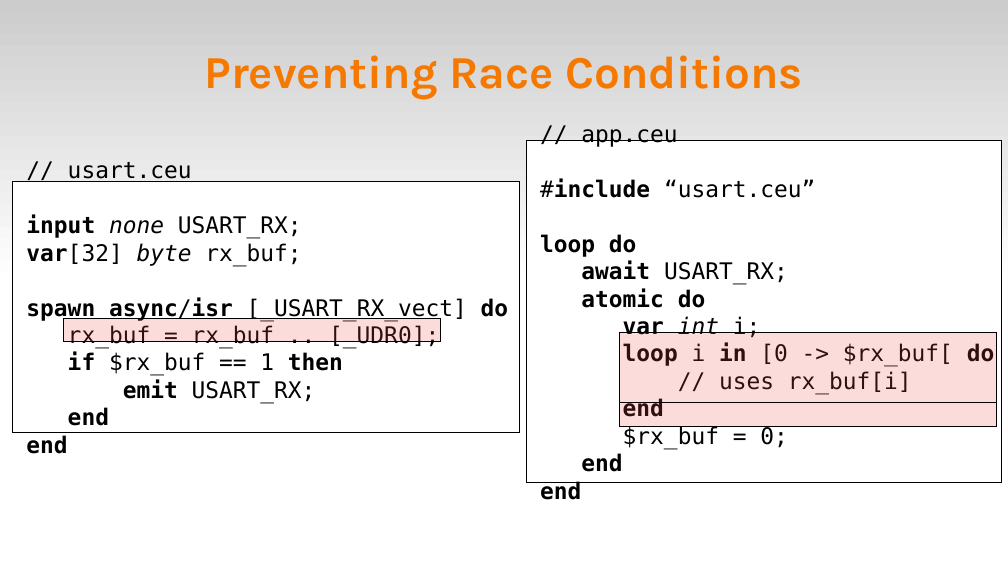
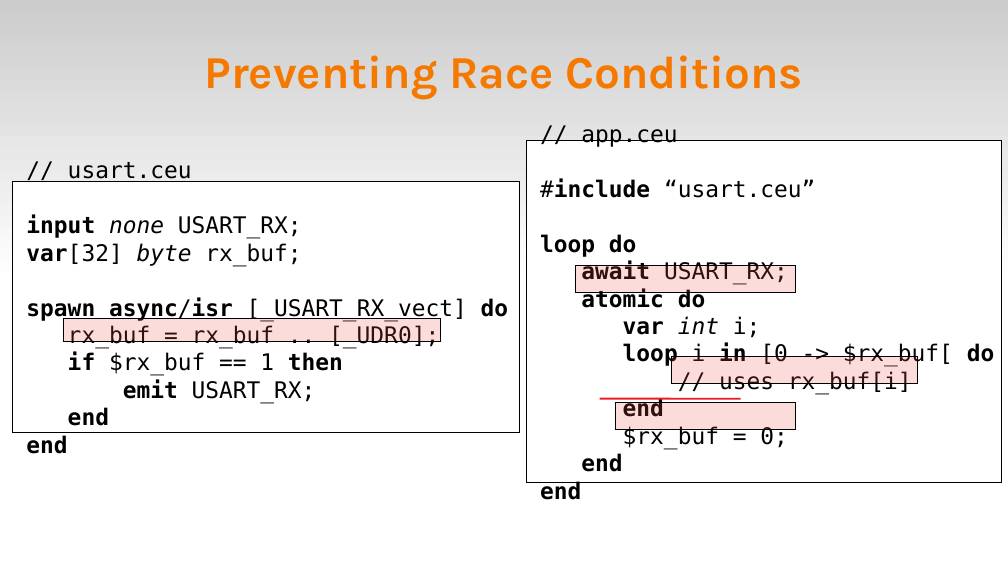
Before and after one commit to fsantanna-no/rebls-isrs-18, a slide deck: slide 8 of ceu-rebls-isrs-18.odp. Drawn at 1008x567 pixels with LibreOffice and Linux fonts; fonts in the diff are those of the drawing. Boxes give left, top, right and bottom in pixels: in the first picture for what was removed or moved away, otherwise in the second. Text is boxed around its words. In the diff, an @@ line names an element or a change of style, - is before the commit and + after.

```diff
--- a/ceu-rebls-isrs-18.odp
+++ b/ceu-rebls-isrs-18.odp
@@ rectangle added at (576, 265, 796, 293), fill #F04E4D at 20% opacity, outline #000000 0 pt @@
@@ rectangle: place and size @@
-rectangle at (620, 333, 997, 402)
+rectangle at (671, 357, 918, 384)
@@ line added from (600, 399) to (741, 399), #ED1C24 1.5 pt @@
@@ rectangle: place and size @@
-rectangle at (620, 402, 997, 426)
+rectangle at (617, 402, 796, 430)
```
Also in this commit, not shown: 7 other slides changed, 1 other file.
